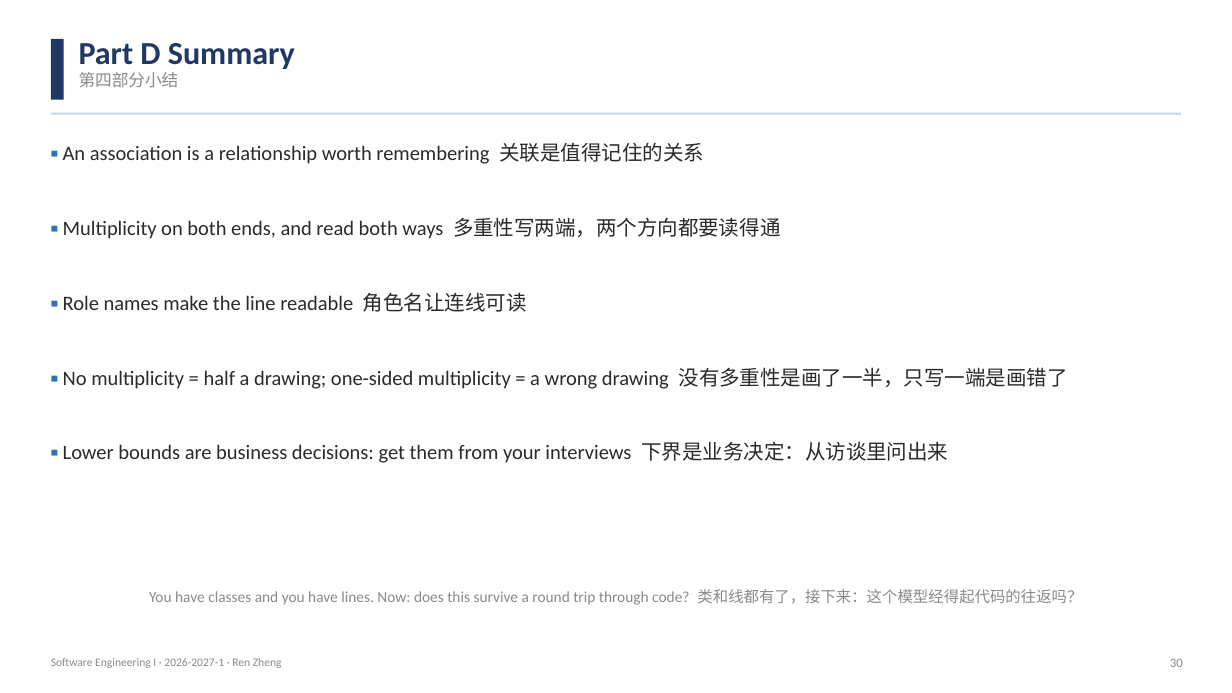
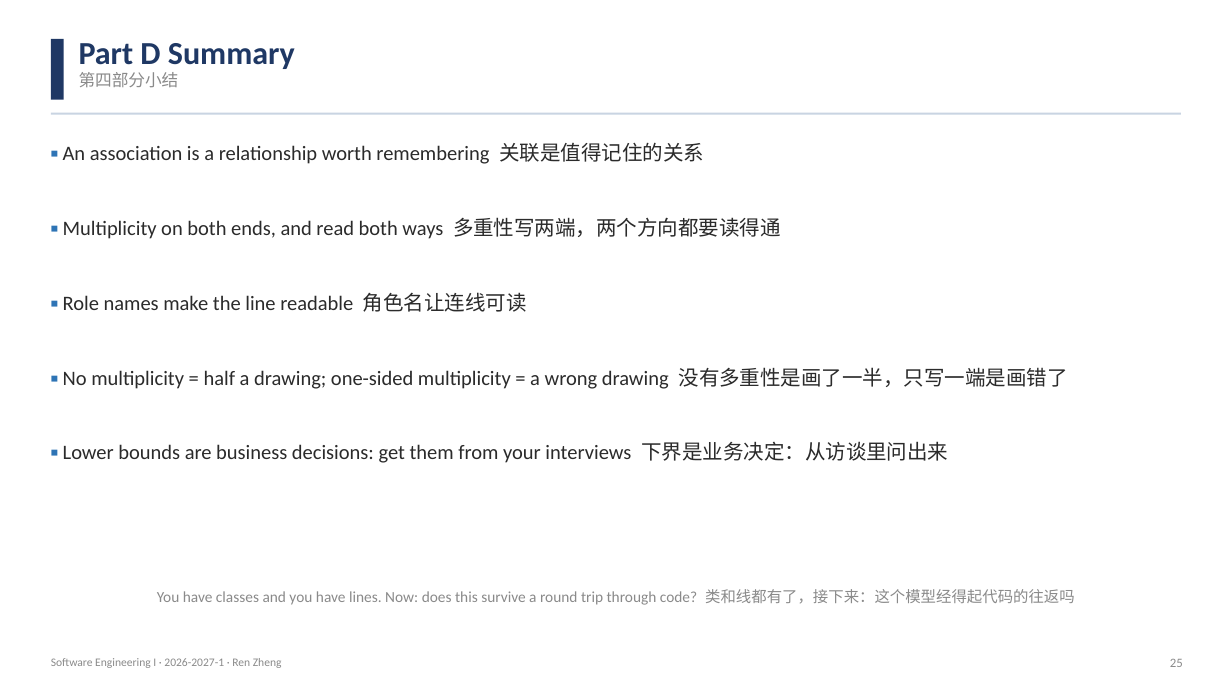
Before and after one commit to klausren/software-engineering-course, a slide deck: slide 25 of 01-slides/W09-Requirements-Modeling-Domain-Model.pptx (slide 30 before the commit). Drawn at 1232x693 pixels with LibreOffice and Linux fonts; fonts in the diff are those of the drawing. Boxes give left, top, right and bottom in pixels: in the first picture for what was removed or moved away, otherwise in the second. Text is boxed around its words. In the diff, an @@ line names an element or a change of style, - is before the commit and + after.

```diff
--- a/01-slides/W09-Requirements-Modeling-Domain-Model.pptx
+++ b/01-slides/W09-Requirements-Modeling-Domain-Model.pptx
@@ text at [157, 589, 1075, 605]: text changed @@
-You have classes and you have lines. Now: does this survive a round trip through code? 类和线都有了，接下来：这个模型经得起代码的往返吗？
+You have classes and you have lines. Now: does this survive a round trip through code? 类和线都有了，接下来：这个模型经得起代码的往返吗
@@ text at [1170, 659, 1183, 667]: text changed @@
-30
+25
```
Also in this commit, not shown: 25 other slides changed, 6 slides added, 10 slides removed.
